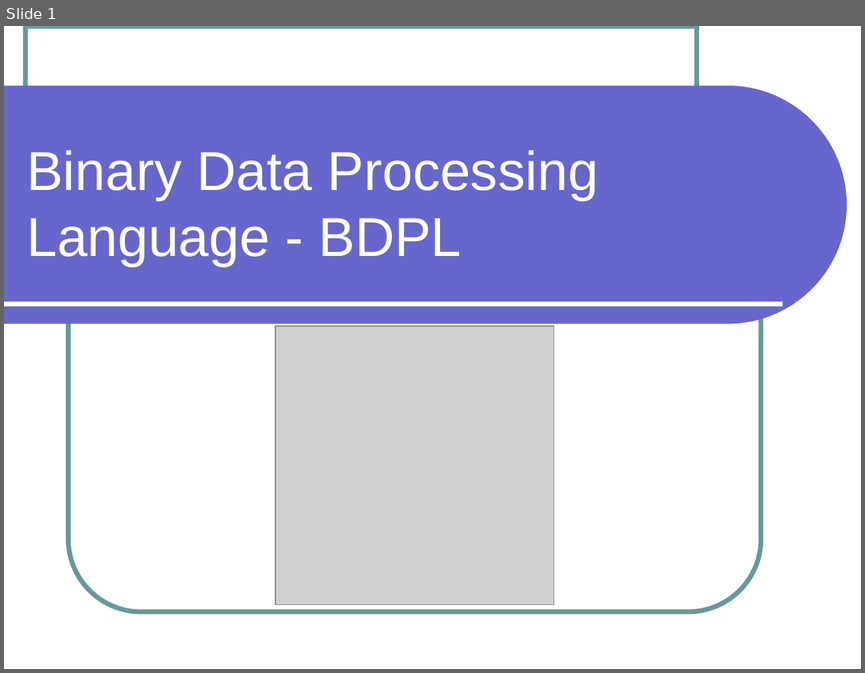
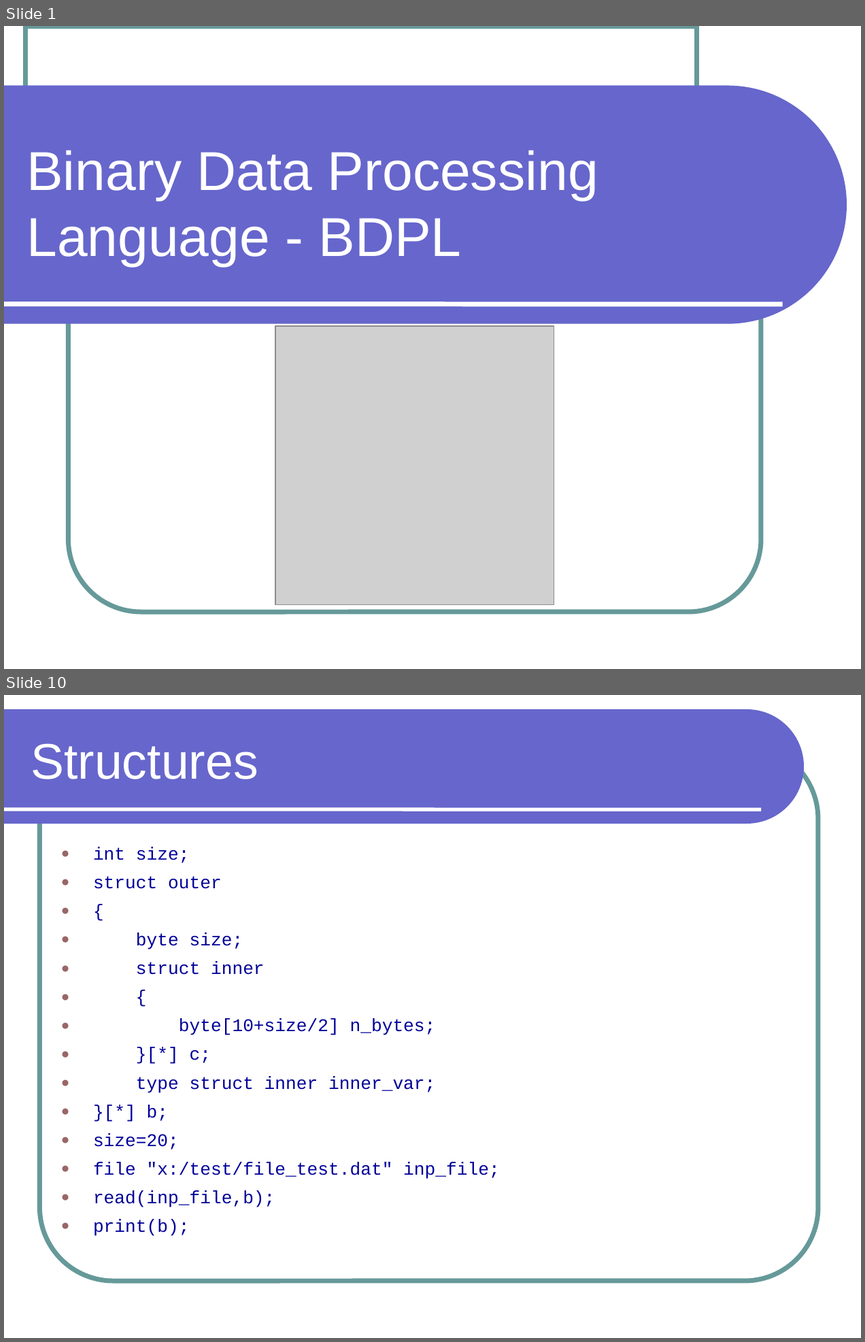
Before and after one commit to preethinarayan/plt-bdpl, a slide deck: bdpl/doc/Presentation/BDPL.ppt. Shown one above the other, each under a label of ours: slide 1 before the commit, slides 1 and 10 after it; the slides between them are not shown. The pictures are 865x673 and 865x1342 pixels, drawn with LibreOffice and Linux fonts; fonts in the diff are those of the drawing; grey boxes stand for pictures. Boxes give left, top, right and bottom in pixels: in the first picture for what was removed or moved away, otherwise in the second. Text is boxed around its words. In the diff, an @@ line names an element or a change of style, - is before the commit and + after.

Commit message:
modified presentation added struct program

```diff
--- a/bdpl/doc/Presentation/BDPL.ppt
+++ b/bdpl/doc/Presentation/BDPL.ppt
@@ slide 10 added at (4,695,861,1338), background #FFFFFF @@
@@ freeform shape added at (4,709,804,824), fill #6666CC @@
@@ title added at (31,743,258,779), 42 pt, text #FFFFFF @@
+Structures
@@ rounded rectangle added at (40,745,818,1280), outline #669999 4 pt @@
@@ line added from (4, 809) to (761, 810), #FFFFFF 3 pt @@
@@ text added at (93,847,500,1236), 15 pt, text #000099 @@
+● int size;
+● struct outer
+● {
+● byte size;
+● struct inner
+● {
+● byte[10+size/2] n_bytes;
+● }[*] c;
+● type struct inner inner_var;
+● }[*] b;
+● size=20;
+● file "x:/test/file_test.dat" inp_file;
+● read(inp_file,b);
+● print(b);
```
Also in this commit, not shown: 11 slides changed, 1 slide removed, 2 other files.
